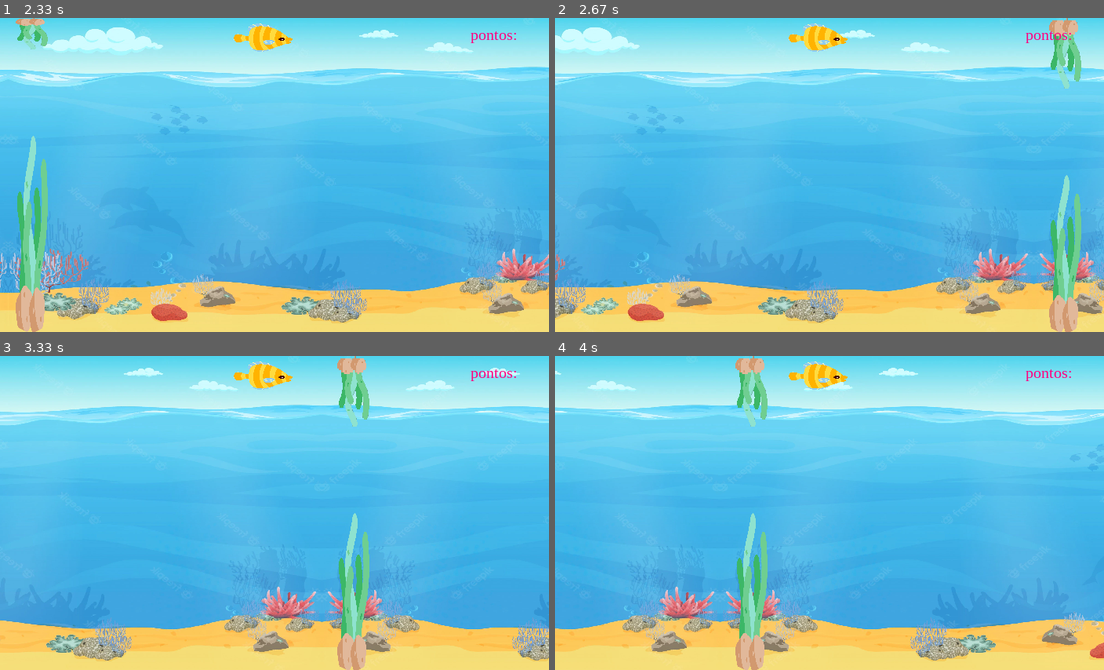
Above: before the commit, frames 1-4 (two rows, left to right).
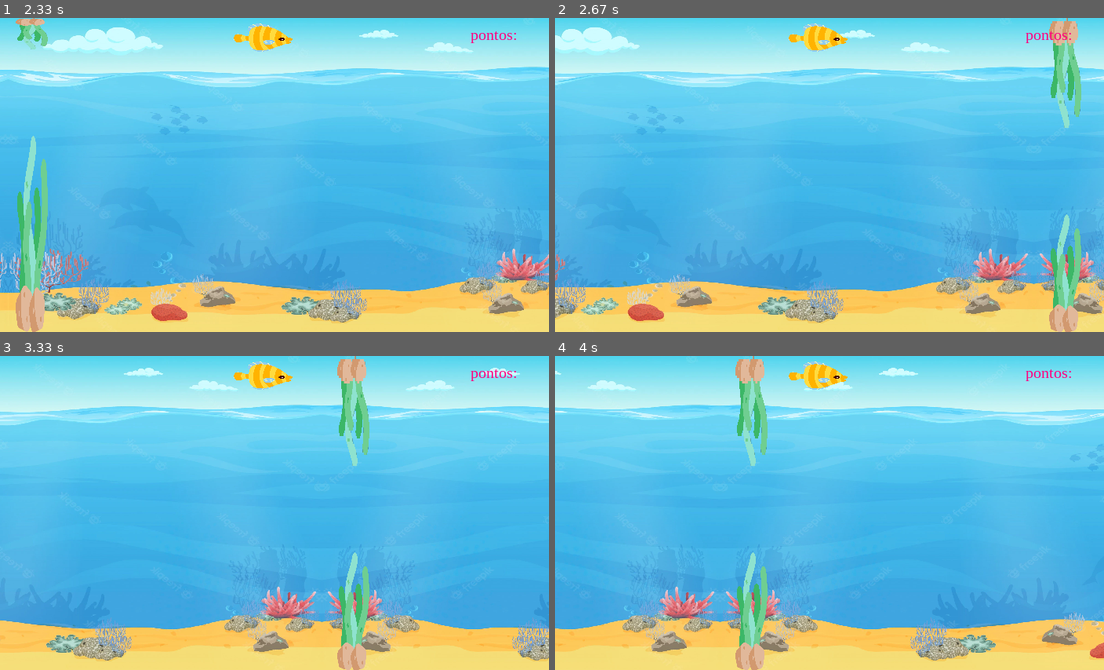
Above: after the commit, the same moments.

Repository: Luiza-Perazzoli/Pygame
Game: pygame game, started from game.py
Two runs of this game, one before a commit and one after it. Both use one fixed random seed, a clock stepped at 60 frames per second and the inputs below.
Inputs:
- Up to frame 1 (2.33 s): tap Space at 0.33, 0.73, 1.03, 1.23, 1.57, 1.87, 2.07 s
- Up to frame 2 (2.67 s): tap Space at 2.37, 2.63 s
- Up to frame 3 (3.33 s): tap Space at 2.97, 3.27 s
- Up to frame 4 (4 s): tap Space at 3.4, 3.8 s

Frame 1 is identical in both runs. In frame 2, 2.2% of the frame differs, in the area x 90-96%, y 0-100%; in frame 3, 2.2%, in the area x 61-68%, y 0-100%; in frame 4, 2.2%.

Commit message:
corrige erro da escala y invertida dar negativo

Diff:
--- a/sala.py
+++ b/sala.py
@@ -29,8 +29,8 @@
         self.rect.x += self.speedx
         if self.rect.left < 0:
             self.rect.x = WIDTH
-            self.alturas_alga = [100,150,200,250,300]
-            self.escala_y = self.alturas_alga[randint(0,4)]
+            self.alturas_alga = [100,150,200,250]
+            self.escala_y = self.alturas_alga[randint(0,3)]
             self.rect.y = HEIGHT-self.escala_y
             self.image = pygame.transform.scale(self.image, (60, self.escala_y))
             self.speedx = -10
